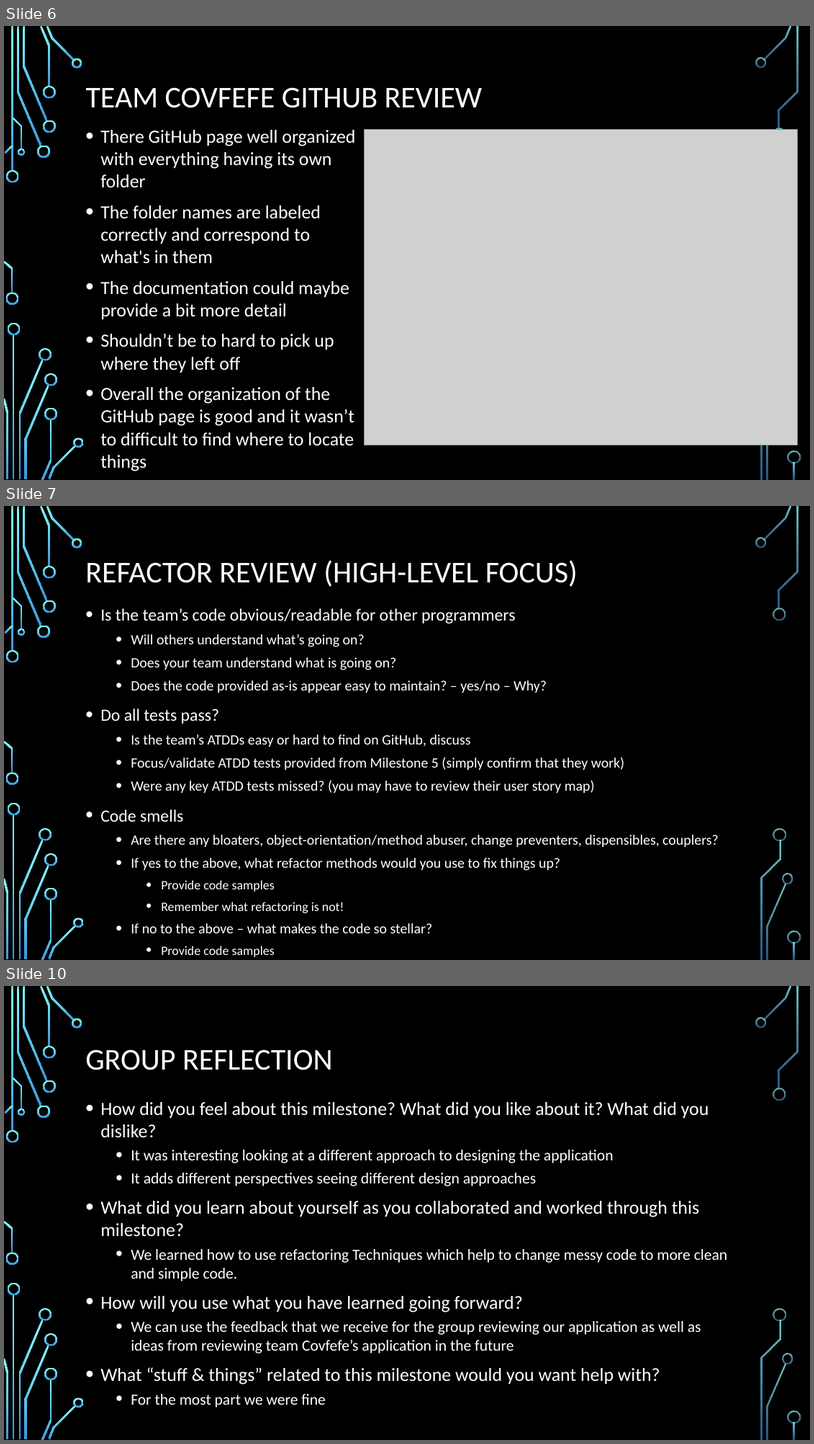
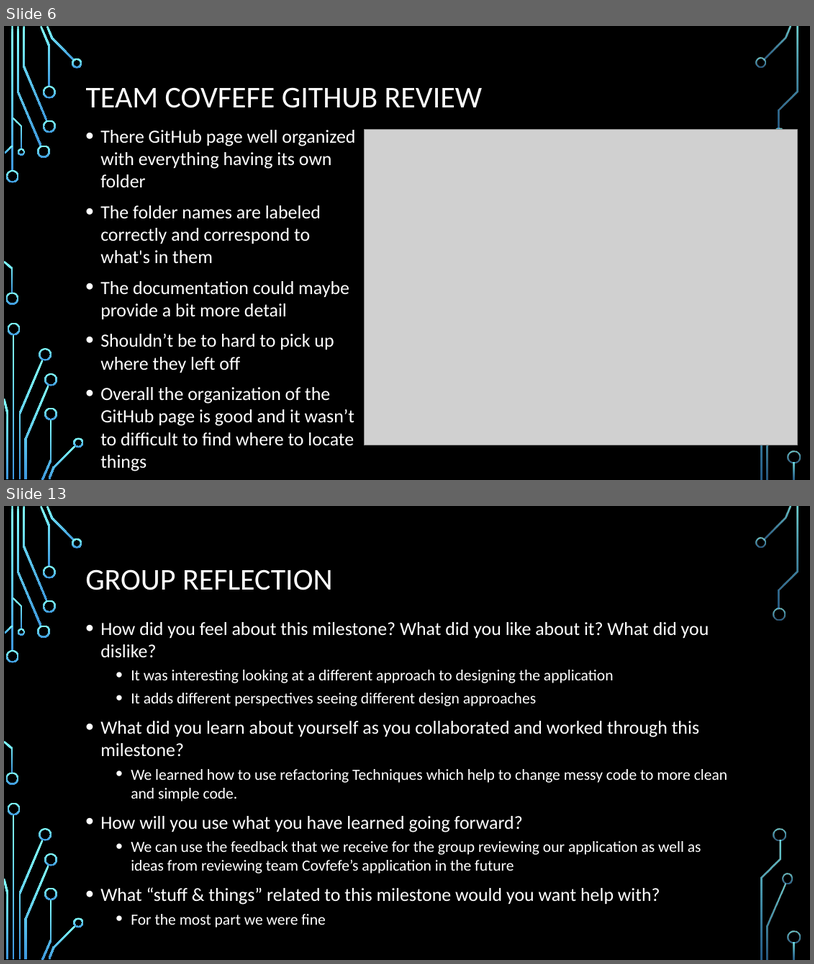
Before and after one commit to ureginastudent/PROJECT, a slide deck: Milestone 7/ENSE 470 Milestone 7.pptx. Shown one above the other, each under a label of ours: slides 6, 7 and 10 before the commit, slides 6 and 13 after it; the slides between them are not shown. The pictures are 814x1444 and 814x964 pixels, drawn with LibreOffice and Linux fonts; fonts in the diff are those of the drawing; grey boxes stand for pictures; background and template pictures are left out. Boxes give left, top, right and bottom in pixels: in the first picture for what was removed or moved away, otherwise in the second. Text is boxed around its words. In the diff, an @@ line names an element or a change of style, - is before the commit and + after.

Commit message:
Updated: finished remaining slides, milestone 7 complete

```diff
--- a/Milestone 7/ENSE 470 Milestone 7.pptx
+++ b/Milestone 7/ENSE 470 Milestone 7.pptx
@@ slide 7 removed at bbox=[4, 506, 810, 960], background picture (left out); not listed: 36 template elements that a slide beside it also shows @@
@@ title removed at bbox=[85, 560, 578, 587] @@
-REFACTOR REVIEW (HIGH-LEVEL FOCUS)
@@ text removed at bbox=[100, 608, 719, 957] @@
-• Is the team’s code obvious/readable for other programmers
-  • Will others understand what’s going on?
-  • Does your team understand what is going on?
-  • Does the code provided as-is appear easy to maintain? – yes/no – Why?
-• Do all tests pass?
-  • Is the team’s ATDDs easy or hard to find on GitHub, discuss
-  • Focus/validate ATDD tests provided from Milestone 5 (simply confirm that they work)
-  • Were any key ATDD tests missed? (you may have to review their user story map)
-• Code smells
-  • Are there any bloaters, object-orientation/method abuser, change preventers, dispensibles, couplers?
-  • If yes to the above, what refactor methods would you use to fix things up?
-    • Provide code samples
-    • Remember what refactoring is not!
-  • If no to the above – what makes the code so stellar?
-    • Provide code samples
@@ what was slide 10 is now slide 13 @@
```
Also in this commit, not shown: 2 slides changed, 4 slides added.
